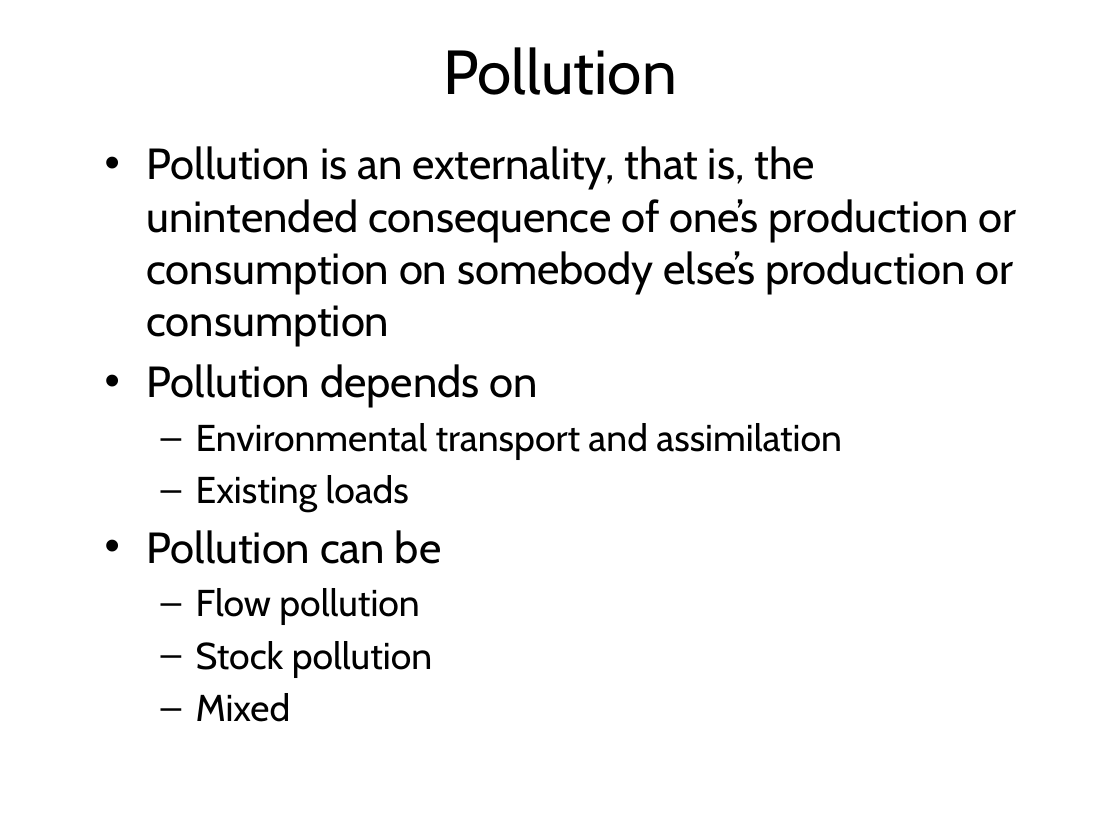
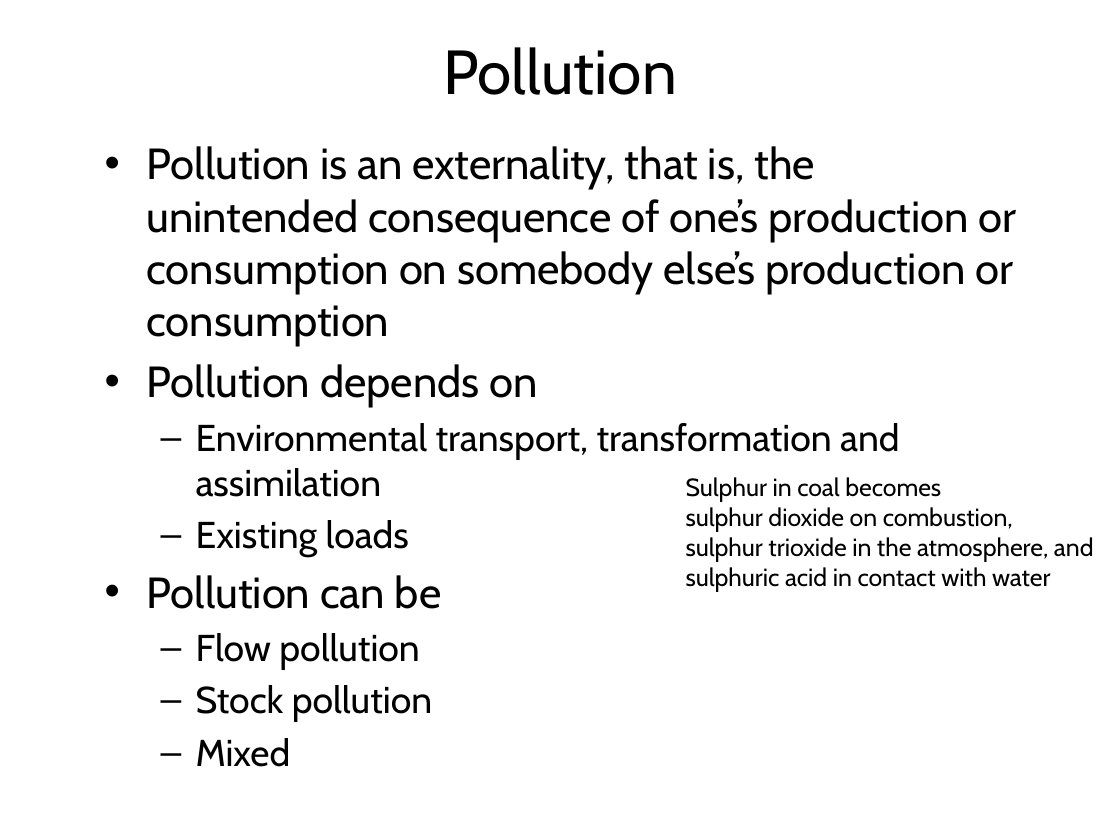
Before and after one commit to rtol/Environmental-Economics, a slide deck: slide 7 of EE3 Targets.pptx. Drawn at 1120x840 pixels with LibreOffice and Linux fonts; fonts in the diff are those of the drawing. Boxes give left, top, right and bottom in pixels: in the first picture for what was removed or moved away, otherwise in the second. Text is boxed around its words. In the diff, an @@ line names an element or a change of style, - is before the commit and + after.

```diff
--- a/EE3 Targets.pptx
+++ b/EE3 Targets.pptx
@@ text at (196, 423, 900, 497): text changed @@
-  – Environmental transport and assimilation
+  – Environmental transport, transformation and assimilation
@@ text added at (686, 477, 1094, 592), 16 pt, text #000000 @@
+Sulphur in coal becomes
+sulphur dioxide on combustion,
+sulphur trioxide in the atmosphere, and
+sulphuric acid in contact with water
```
Also in this commit, not shown: 10 other slides changed, 6 slides added, 8 other files.
